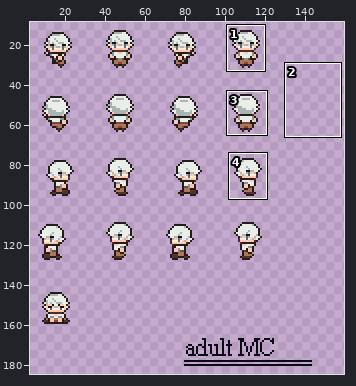
Sprite sheet, stored at Assets/Graphics/Actors/AdultMC.png. Above: a wide view before the commit, with the close-up outlined.
Close-up. Old version:
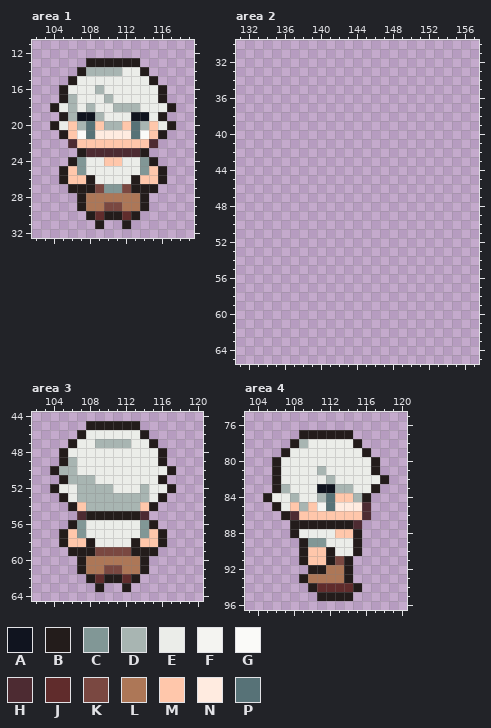
The file is 160x190 pixels. Shown: area 1: x 102..119, y 11..32; area 2: x 131..157, y 30..65; area 3: x 102..120, y 44..64; area 4: x 103..120, y 75..96. The wide view leaves out empty margins. The commit also changed other parts of the picture, which this record leaves out.
Palette (. is transparent): A #10141f  B #231c1b  C #819796  D #a8b5b2  E #ebede9  F #f4f4f1  G #fafaf8  H #4d2b32  J #602c2c  K #7a4841  L #ad7757  M #ffc7ab  N #ffebe0  P #577277
Pixels before, area 1, first column x 104:
13 ....BBBBBB....
14 ...BDDDDEEB...
15 ..BEEEEEEEEB..
16 .BEEEDEEEEEEB.
17 .BDEEEDEEEEEB.
18 BEDEDEEDDDEEEB
19 .BDAADEEEAAEB.
20 BEMDPMDDMPDMEB
21 .BMGPNNNNPGMB.
22 ..HMMMMMMMMH..
23 ...BHHHHHHB...
24 ..BCEEMMEECB..
25 .BMCEEEEEECMB.
26 .BMMBEEEEBMMB.
27 ..BBBKCCKBBB..
28 ...BLLLLLLB...
29 ...BLLKKLLB...
30 ....BJBBJB....
31 .....B..B.....
Pixels before, area 3, first column x 104:
45 ....BBBBBB....
46 ...BEEEEEEB...
47 ..BEEDDDDEEB..
48 .BEEEEEEEEEEB.
49 .BDEEEEEEEEEB.
50 BDDEEEEEEEEEEB
51 .BDDDEEEEEEEB.
52 BEEDDDDEEEDEEB
53 .BEDDDDDDDDEB.
54 ..BMDDDDDDMB..
55 ...HBBBBBBH...
56 ..BCEEEEEECB..
57 .BMCEEEEEECMB.
58 .BMMBEEEEBMMB.
59 ..BBBKKKKBBB..
60 ...BLLLLLLB...
61 ...BLLKKLLB...
62 ....BJBBJB....
63 .....B..B.....
Pixels before, area 4, first column x 105:
77 ....BBBBBB....
78 ...BDEEEEEB...
79 ..BEEEEEEEEB..
80 .BEEEEEEEEEEB.
81 .BEEEEDEEEEEB.
82 .BEEEEEDEEEEEB
83 .BDEEEAADDEEB.
84 BEEDEEDPMMDB..
85 .BEMDMFPNNNH..
86 ..BHMMMMMMMH..
87 ...BBBBBBBH...
88 ...BEEEEMMB...
89 ....BCCEEEB...
90 ....BMMBEEB...
91 ....BMMBKB....
92 .....BBLLB....
93 ....BLLLLB....
94 .....BJJJJB...
95 ......BBBB....
Now the later version:
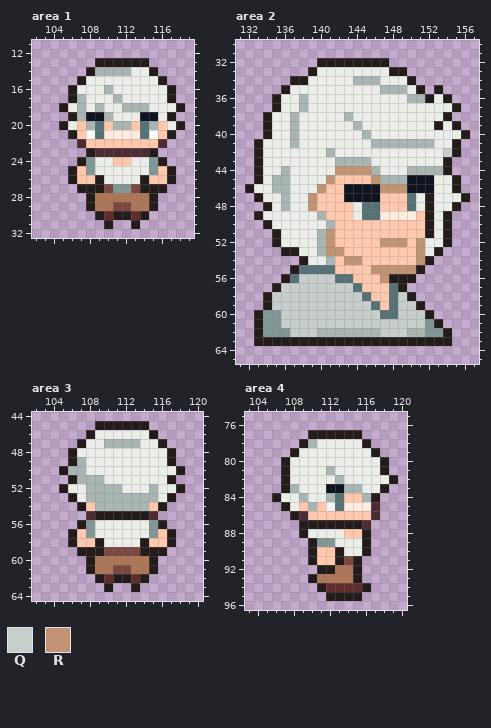
Colours new in this view: Q #c7cfcc  R #c09473
Edits made:
Area 1:
y 13: x 108 B -> .; x 114 . -> B
y 14: x 107..108 BD -> .B; x 112 E -> D; x 114..115 B. -> EB
y 15: x 106..107 BE -> .B; x 115..116 B. -> EB
y 16: x 105..106 BE -> .B; x 109..110 DE -> ED; x 116..117 B. -> EB
y 17: x 105..107 BDE -> .BD; x 110..111 DE -> ED; x 116..117 B. -> EB
y 18: x 104..109 BEDEDE -> .BEDED; x 111 D -> E; x 114 E -> D; x 117..118 B. -> EB
y 19: x 105..107 BDA -> .BD; x 109..110 DE -> AD; x 113 A -> E; x 115..117 EB. -> AEB
y 20: x 104..110 BEMDPMD -> .BEMDPM; x 112..118 MPDMEB. -> DMPDMEB
y 21: x 105..109 BMGPN -> .BMGP; x 113..117 PGMB. -> NPGMB
y 22: x 106..107 HM -> .H; x 115..116 H. -> MH
y 23: x 107..108 BH -> .B; x 114..115 B. -> HB
y 24: x 106..108 BCE -> .BC; x 110 M -> E; x 112 E -> M; x 114..116 CB. -> ECB
y 25: x 105..108 BMCE -> .BMC; x 114..117 CMB. -> ECMB
y 26: x 105..106 BM -> .B; x 108..109 BE -> MB; x 113..114 BM -> EB; x 116..117 B. -> MB
y 27: x 106 B -> .; x 109..110 KC -> BK; x 112..113 KB -> CK; x 116 . -> B
y 28: x 107..108 BL -> .B; x 114..115 B. -> LB
y 29: x 107..108 BL -> .B; x 110 K -> L; x 112 L -> K; x 114..115 B. -> LB
y 30: x 108..110 BJB -> .BJ; x 112..114 JB. -> BJB
y 31: x 109..110 B. -> .B; x 112..113 B. -> .B
Area 2:
y 32: x 140..147 ........ -> BBBBBBBB
y 33: x 139..149 ........... -> BEEEEEEEEBB
y 34: x 137..150 .............. -> BBEEEEEDDDEEEB
y 35: x 136..151 ................ -> BEEEEEEEEEEDDDEB; x 153 . -> B
y 36: x 135..154 .................... -> BEEDEEEEEEEEEEEDDBEB
y 37: x 135..155 ..................... -> BEEDEEEEEEEEEEEEEEEEB
y 38: x 134..154 ..................... -> BEEDEEEEEDEEEEEEEEEEB
y 39: x 134..155 ...................... -> BEEDEEEEEEDEEEEEEEEBEB
y 40: x 134..156 ....................... -> BEEDEEEEEEEDEEEEEEEEEEB
y 41: x 133..155 ....................... -> BEEEDEEEEEEEEDDDDDDDEEB
y 42: x 133..155 ....................... -> BEEEEEEEDEEEEEEEEEEEEQB
y 43: x 133..154 ...................... -> BEEEEEEEEDDDDEEEEEEEEB
y 44: x 133..154 ...................... -> BEEDEEEEERRRRDEEEDDDDB
y 45: x 133..155 ....................... -> BEDDEEEERMMMMRDDDAAAEEB
y 46: x 132..155 ........................ -> BEEDDEEERMMAAAARRRAAAEEB
y 47: x 133..156 ........................ -> BEEDEERMMMAAAAMMMPEBEEEB
y 48: x 134..155 ...................... -> BEDEERMMMMEPPMMMPEBEEB
y 49: x 133..154 ...................... -> BEEEEEEDMMMEPPNNNNMBEB
y 50: x 134..154 ..................... -> BEEEEEEDMMMMMMMMMMBEB
y 51: x 135..154 .................... -> BEEEEDRMMMMMMMMMMBEB
y 52: x 135..154 .................... -> BEEEEDRMMMMMRRRMREEB
y 53: x 136..153 .................. -> BBEEDRRMMMMMMMMREB
y 54: x 138..152 ............... -> BEEDMRRMMMMMMRB
y 55: x 137..151 ............... -> BPPPPMMMMRRRRRB
y 56: x 136..150 ............... -> BPQQQQPPMMMRBBB
y 57: x 135..149 ............... -> BQQQQQQQQPMMMPB
y 58: x 134..150 ................. -> BQQQQQQQQQQPMMPQB
y 59: x 134..151 .................. -> BQQQQQQQQQQQPMPQQB
y 60: x 133..152 .................... -> BCCQQQQQQQQQQQPPQQQB
y 61: x 133..153 ..................... -> BCCQQQQQQQQQQQQQQQQCB
y 62: x 133..154 ...................... -> BCCCQQQDDDDDDDQQQDDCCB
y 63: x 133..154 ...................... -> BBBBBBBBBBBBBBBBBBBBBB
Area 3:
y 45: x 108 B -> .; x 114 . -> B
y 46: x 107..108 BE -> .B; x 114..115 B. -> EB
y 47: x 106..107 BE -> .B; x 109 D -> E; x 113 E -> D; x 115..116 B. -> EB
y 48: x 105..106 BE -> .B; x 116..117 B. -> EB
y 49: x 105..107 BDE -> .BD; x 116..117 B. -> EB
y 50: x 104..105 BD -> .B; x 107 E -> D; x 117..118 B. -> EB
y 51: x 105..106 BD -> .B; x 109 E -> D; x 116..117 B. -> EB
y 52: x 104..105 BE -> .B; x 107 D -> E; x 111 E -> D; x 114..115 DE -> ED; x 117..118 B. -> EB
y 53: x 105..107 BED -> .BE; x 115..117 EB. -> DEB
y 54: x 106..108 BMD -> .BM; x 114..116 MB. -> DMB
y 55: x 107..108 HB -> .H; x 114..115 H. -> BH
y 56: x 106..108 BCE -> .BC; x 114..116 CB. -> ECB
y 57: x 105..108 BMCE -> .BMC; x 114..117 CMB. -> ECMB
y 58: x 105..106 BM -> .B; x 108..109 BE -> MB; x 113..114 BM -> EB; x 116..117 B. -> MB
y 59: x 106 B -> .; x 109 K -> B; x 113 B -> K; x 116 . -> B
y 60: x 107..108 BL -> .B; x 114..115 B. -> LB
y 61: x 107..108 BL -> .B; x 110 K -> L; x 112 L -> K; x 114..115 B. -> LB
y 62: x 108..110 BJB -> .BJ; x 112..114 JB. -> BJB
y 63: x 109..110 B. -> .B; x 112..113 B. -> .B
Area 4:
y 77: x 109 B -> .; x 115 . -> B
y 78: x 108..110 BDE -> .BD; x 115..116 B. -> EB
y 79: x 107..108 BE -> .B; x 116..117 B. -> EB
y 80: x 106..107 BE -> .B; x 117..118 B. -> EB
y 81: x 106..107 BE -> .B; x 111..112 DE -> ED; x 117..118 B. -> EB
y 82: x 106..107 BE -> .B; x 112..113 DE -> ED; x 118..119 B. -> EB
y 83: x 106..108 BDE -> .BD; x 111 A -> E; x 113 D -> A; x 115 E -> D; x 117..118 B. -> EB
y 84: x 105..106 BE -> .B; x 108..109 DE -> ED; x 111..113 DPM -> EDP; x 115..117 DB. -> MDB
y 85: x 106..113 BEMDMFPN -> .BEMDMFP; x 116..117 H. -> NH
y 86: x 107..109 BHM -> .BH; x 116..117 H. -> MH
y 87: x 108 B -> .; x 115..116 H. -> BH
y 88: x 108..109 BE -> .B; x 113 M -> E; x 115..116 B. -> MB
y 89: x 109..110 BC -> .B; x 112 E -> C; x 115..116 B. -> EB
y 90: x 109..110 BM -> .B; x 112..113 BE -> MB; x 115..116 B. -> EB
y 91: x 109..110 BM -> .B; x 112..115 BKB. -> MBKB
y 92: x 110 B -> .; x 112 L -> B; x 114..115 B. -> LB
y 93: x 109..110 BL -> .B; x 114..115 B. -> LB
y 94: x 110..111 BJ -> .B; x 115..116 B. -> JB
y 95: x 111 B -> .; x 115 . -> B
Boxes around the changes in both close-ups, in picture pixels (x1, y1, x2, y2):
changed: (50, 58, 185, 229)
added: (245, 58, 470, 346)
changed: (50, 421, 185, 592)
changed: (263, 430, 398, 601)
